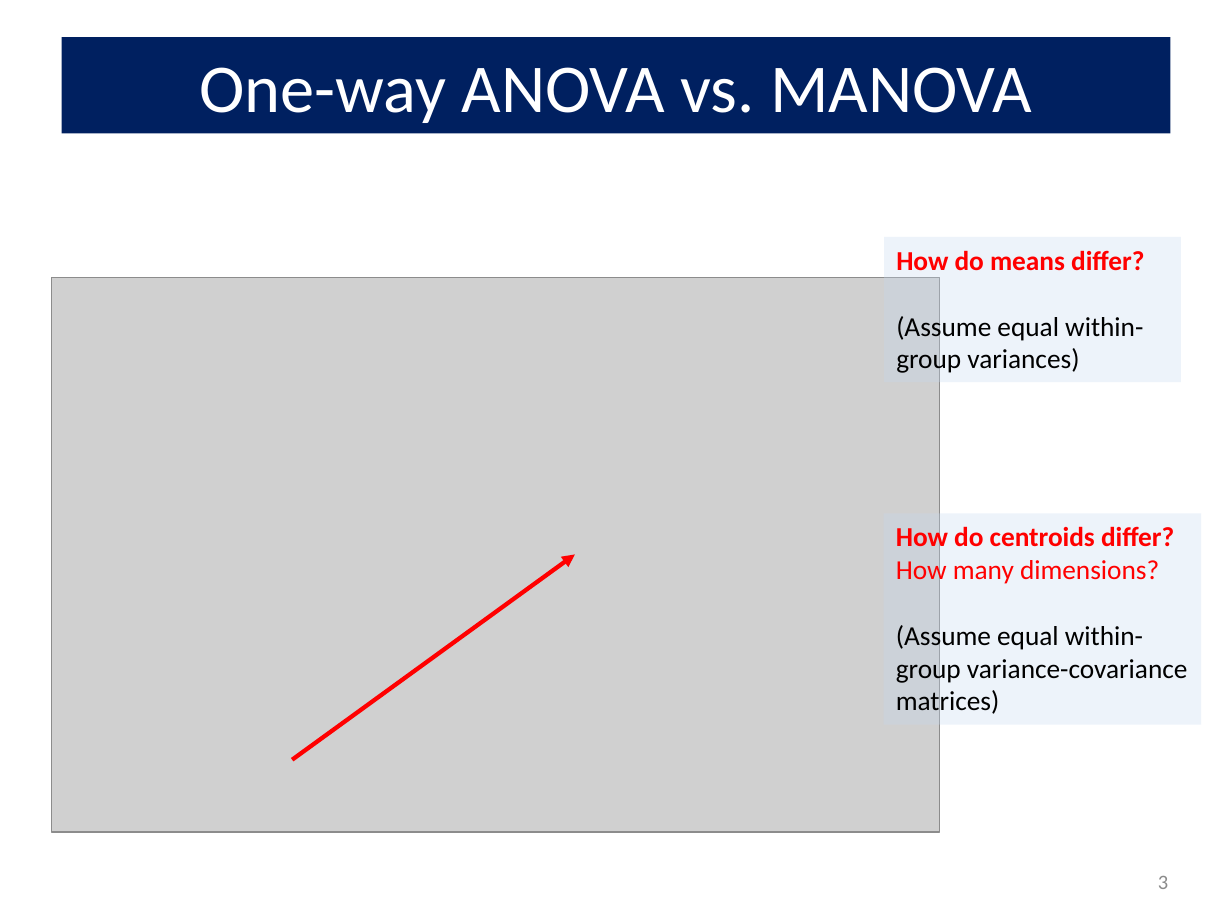
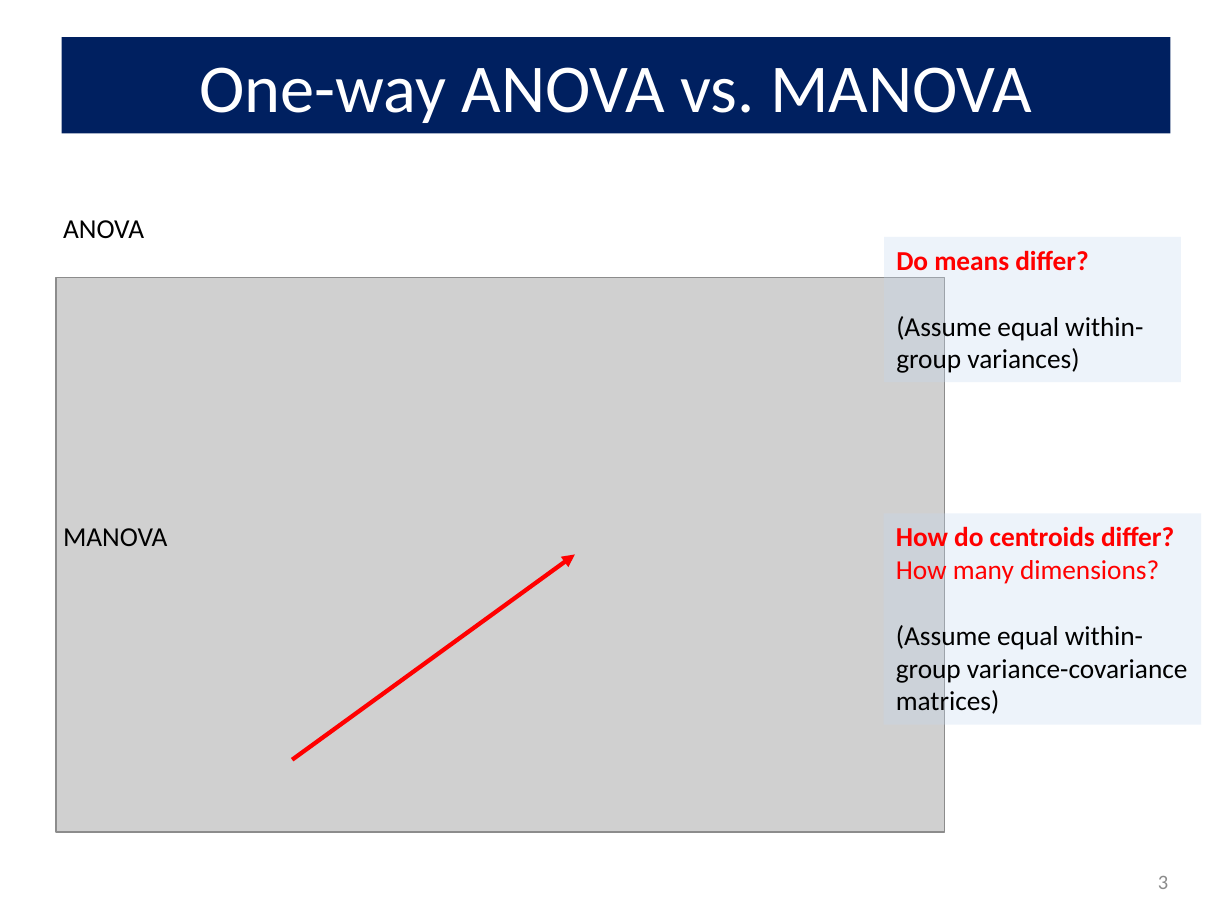
Before and after one commit to friendly/VisMLM-course, a slide deck: slide 3 of lectures/lecture2.pptx. Drawn at 1232x924 pixels with LibreOffice and Linux fonts; fonts in the diff are those of the drawing; grey boxes stand for pictures. Boxes give left, top, right and bottom in pixels: in the first picture for what was removed or moved away, otherwise in the second. Text is boxed around its words. In the diff, an @@ line names an element or a change of style, - is before the commit and + after.

Commit message:
update lecture2

```diff
--- a/lectures/lecture2.pptx
+++ b/lectures/lecture2.pptx
@@ text added at (63,220,144,239), 16 pt, text #000000 @@
+ANOVA
@@ text in rectangle at (896,250,1088,271): text changed @@
-How do means differ?
+Do means differ?
@@ picture: place and size @@
-picture at (52,277,940,832)
+picture at (55,277,944,832)
@@ text added at (63,528,167,546), 16 pt, text #000000 @@
+MANOVA
```
Also in this commit, not shown: 2 other slides changed, 2 other files.
